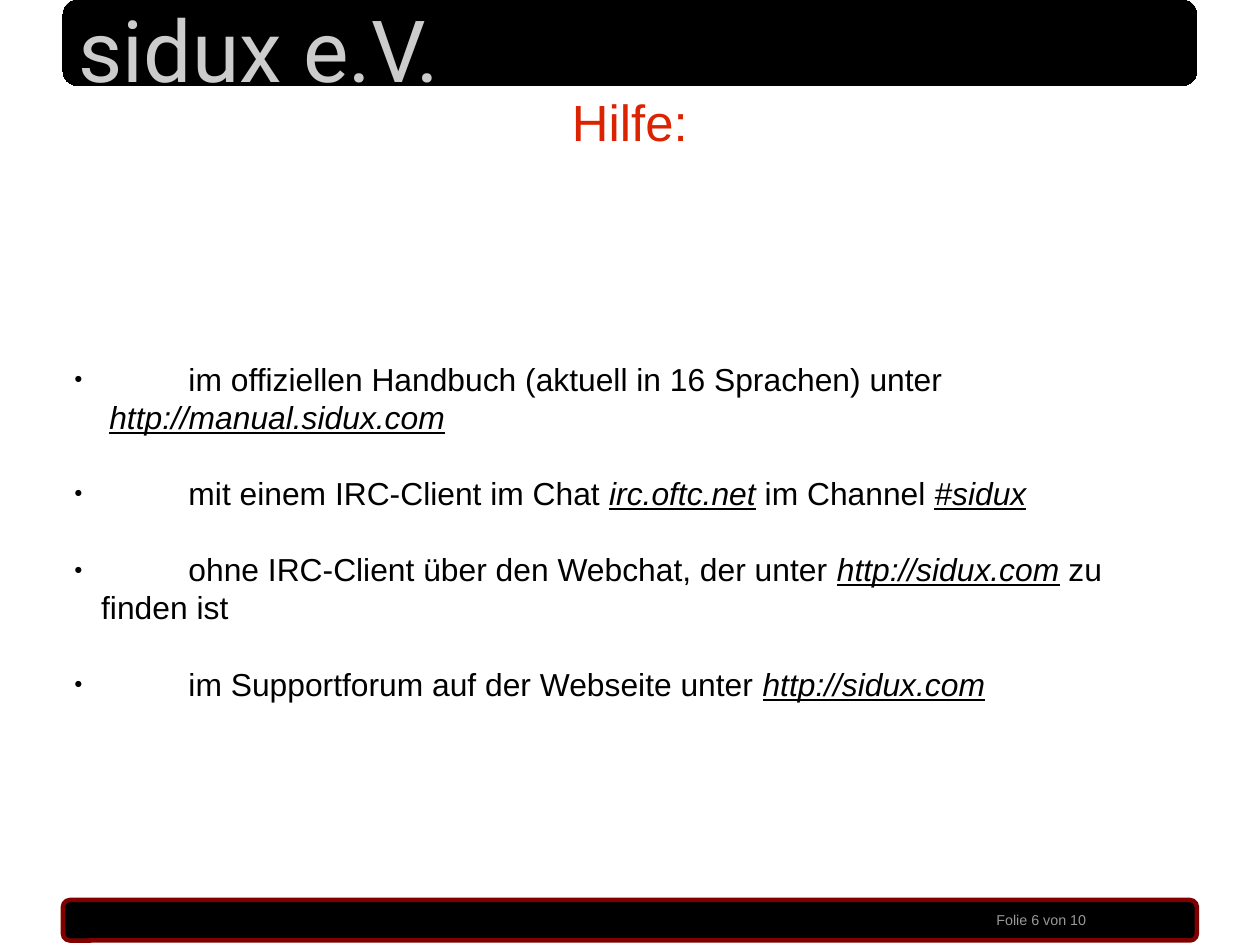
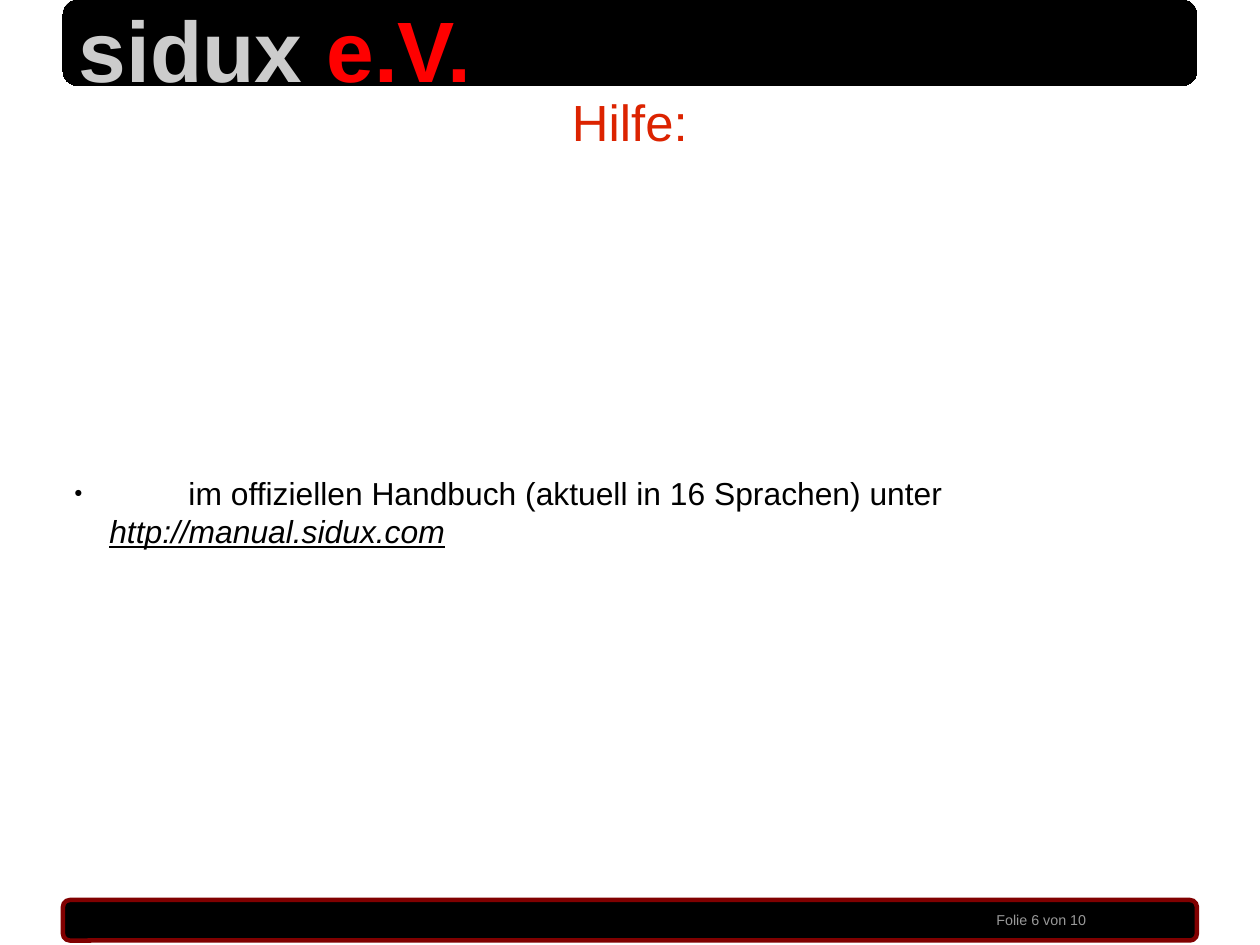
Before and after one commit to sidux-ev/praesentation, a slide deck: slide 6 of bin/sigint_2010.odp. Drawn at 1260x945 pixels with LibreOffice and Linux fonts; fonts in the diff are those of the drawing; background and template pictures are left out. Boxes give left, top, right and bottom in pixels: in the first picture for what was removed or moved away, otherwise in the second. Text is boxed around its words. In the diff, an @@ line names an element or a change of style, - is before the commit and + after.

Commit message:
clean up folien [(c) etc.], formatierung sidux e.V., etc. modified:   bin/sigint_2010.odp

```diff
--- a/bin/sigint_2010.odp
+++ b/bin/sigint_2010.odp
@@ text "sidux e.V." at [79, 20, 470, 98]: font Roboto to Arial, bold on; text colour #CCCCCC to #FF0000 in "e.V." @@
@@ text at [101, 482, 1102, 701]: paragraphs removed @@
-● mit einem IRC-Client im Chat irc.oftc.net im Channel #sidux
-● ohne IRC-Client über den Webchat, der unter http://sidux.com zu finden ist
-● im Supportforum auf der Webseite unter http://sidux.com
```
Also in this commit, not shown: 9 other slides changed.
